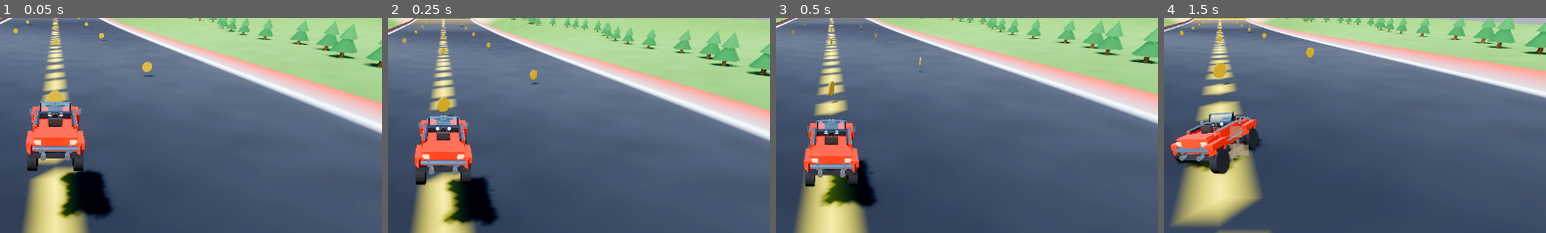
Above: before the commit, frames 1-4 (left to right).
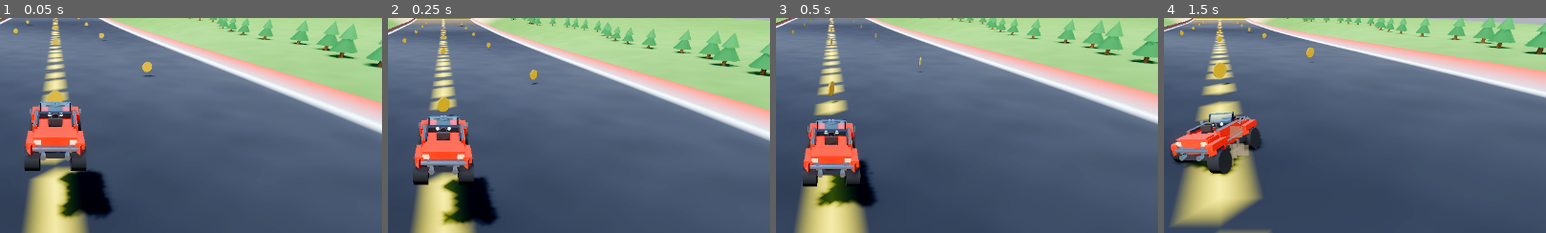
Above: after the commit, the same moments.

Repository: MilkManManiac/HillClimbRacer
Game: Godot game, scene res://scenes/HillClimb.tscn
The game is run twice, just before and just after one commit, with the same random seed, the same clock (stepped at 60 frames per second) and the same inputs.
Inputs (mouse positions are % of the whole screen's width and height, from its top left):
- Up to frame 1 (0.05 s): no input
- Up to frame 2 (0.25 s): no input
- Up to frame 3 (0.5 s): no input
- Up to frame 4 (1.5 s): tap Enter at 0.5 s; move the mouse to (72, 45) at 0.52 s; hold D (turn_right) 0.53-1.25 s; tap E (speak) at 0.6 s; click (72, 45) at 0.67 s; tap Space at 0.77, 1.07 s; drag from (30, 55) to (45, 70) at 1.27 s
The pictures show only the part of the screen within x 43-93%, y 23-73%; the shares and areas given below are measured in that part.

The runs differ from the first frame. In frame 1, 0.4% of the frame differs, in the area x 6-23%, y 47-93%; in frame 2, 0.4%, in the area x 6-25%, y 53-97%; in frame 3, 0.4%; in frame 4, 0.4%.

Commit message:
HC: wheels get noticeably wider as they upgrade
Tyre width (cylinder height, axle along X) now scales harder with wheel_radius
(x1.15, cap raised 1.05 -> 2.6), so Bigger Wheels grows fat drag-slick tyres
instead of capping thin early. Verified by render (lvl0 vs maxed).

Co-Authored-By: Claude Opus 4.8 (1M context) <noreply@anthropic.com>

Diff:
--- a/scripts/hc/HCCar.gd
+++ b/scripts/hc/HCCar.gd
@@ -531,7 +531,9 @@
 		var cyl: CylinderMesh = wm.mesh
 		cyl.top_radius = wheel_radius
 		cyl.bottom_radius = wheel_radius
-		cyl.height = clampf(wheel_radius * 0.72, 0.3, 1.05)   # taller wheels are also wider
+		# wheels get noticeably WIDER as they grow with the Bigger Wheels upgrade
+		# (cyl height = tyre width, axle along X). Higher cap so maxed wheels read fat.
+		cyl.height = clampf(wheel_radius * 1.15, 0.42, 2.6)
 		var base: Vector3 = _wheel_positions[i]
 		# bottom of wheel sits at the rest ground level (local y = 0.5 - suspension_rest)
 		wm.position = Vector3(base.x, 0.5 - suspension_rest + wheel_radius, base.z)
